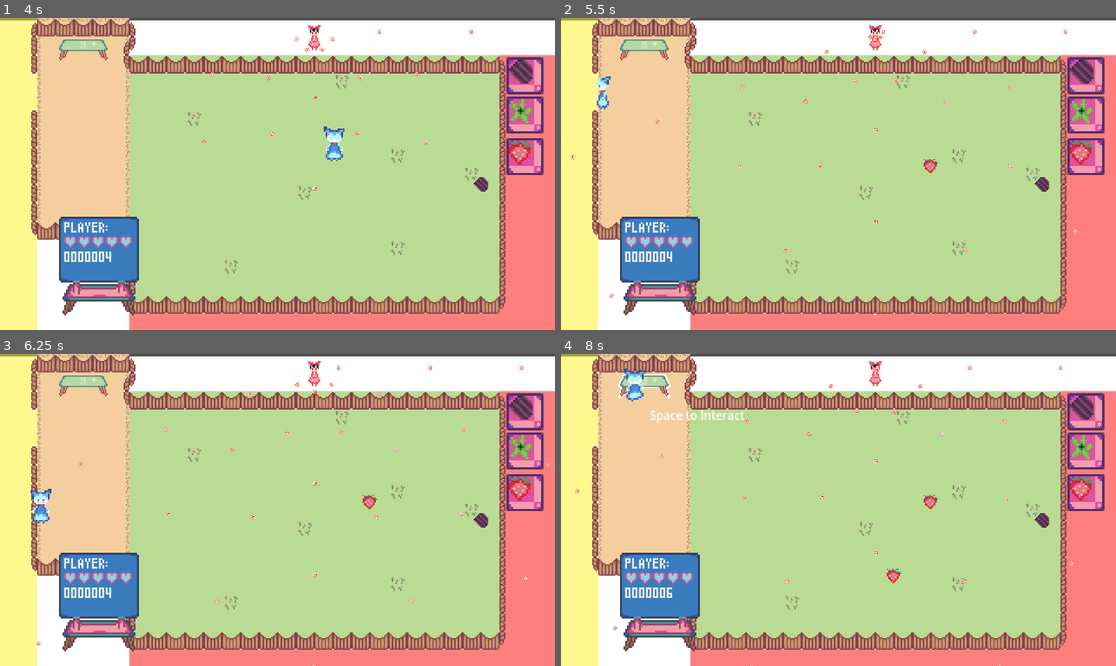
Above: before the commit, frames 1-4 (two rows, left to right).
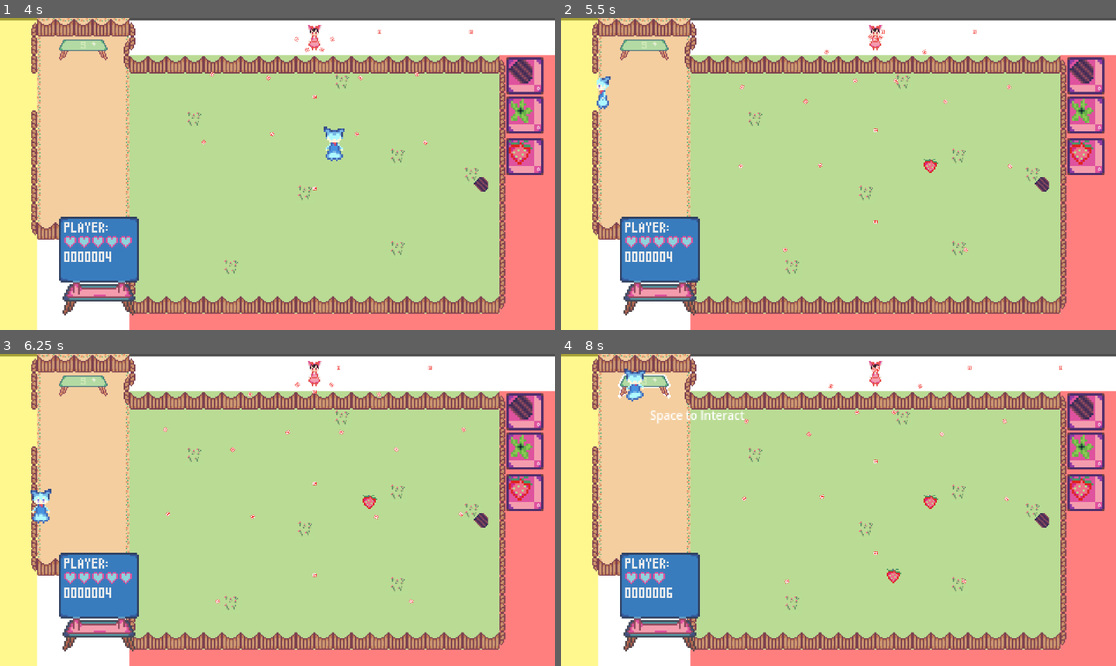
Above: after the commit, the same moments.

Repository: 2192375d/Touhou-Game-Jam-16-Cirno-s-Swirlaria
Game: Godot game, scene res://scenes/game_titlepage.tscn
Two runs of this game, one before a commit and one after it. Both use one fixed random seed, a clock stepped at 60 frames per second and the inputs below.
Inputs (mouse positions are in pixels of both pictures, inside the frame that each line leads up to):
- Up to frame 1 (4 s): click "Start Game" at 0.5 s; tap Enter (ui_accept) at 1.25, 1.52, 2.27, 3.77 s; move the mouse to (399, 158) at 1.27 s; press the mouse at (399, 158) at 1.28 s; hold Right (ui_right) 1.28-2.03 s; move the mouse to (166, 189) at 2.02 s; release the mouse at (166, 189) at 2.03 s; hold Down (ui_down) 2.03-2.78 s; click (166, 189) at 2.1 s; move the mouse to (333, 105) at 2.77 s; press the mouse at (333, 105) at 2.78 s; hold Right (ui_right) 2.78-3.53 s; move the mouse to (249, 236) at 3.52 s; release the mouse at (249, 236) at 3.53 s; hold Up (ui_up) from 3.53 s (still down); click (249, 236) at 3.6 s
- Up to frame 2 (5.5 s): move the mouse to (1005, 220) at 4.27 s; release Up (ui_up) at 4.28 s; press the mouse at (1005, 220) at 4.28 s; hold Left (ui_left) from 4.28 s (still down); tap Enter (ui_accept) at 4.52, 5.27 s; move the mouse to (672, 127) at 5.02 s; release the mouse at (672, 127) at 5.03 s; click (672, 127) at 5.1 s
- Up to frame 3 (6.25 s): move the mouse to (305, 510) at 5.77 s; release Left (ui_left) at 5.78 s; press the mouse at (305, 510) at 5.78 s; hold Down (ui_down) from 5.78 s (still down)
- Up to frame 4 (8 s): move the mouse to (755, 432) at 6.52 s; release Down (ui_down) at 6.53 s; release the mouse at (755, 432) at 6.53 s; hold Right (ui_right) 6.53-7.28 s; click (755, 432) at 6.6 s; tap Enter (ui_accept) at 6.77, 7.52 s; move the mouse to (960, 494) at 7.27 s; press the mouse at (960, 494) at 7.28 s; hold Up (ui_up) from 7.28 s (still down)

Frame 1 is identical in both runs. In frame 2, less than 0.1% of the frame differs, in the area x 1-93%, y 3-96%; in frame 3, less than 0.1%; in frame 4, 0.2%, in the area x 2-93%, y 32-100%.

Commit message:
feat: fixed hitbox

Diff:
--- a/scripts/overworld/cirno.gd
+++ b/scripts/overworld/cirno.gd
@@ -6,7 +6,6 @@
 @export var animation_component: AnimationComponent
 
 @export var inventory: Inventory
-@export var HP: int = 3
 
 @export var spawn_point: Vector2 = Vector2.ZERO
 
@@ -26,6 +25,5 @@
 
 func _on_hitbox_area_entered(area: Area2D) -> void:
 	if area is Bullet:
-		HP -= 1
 		position = spawn_point
-		print("you lost a HP! HP = ", HP)
+		GlobalState.hp -= 1
--- a/scripts/overworld/game_overworld.gd
+++ b/scripts/overworld/game_overworld.gd
@@ -2,3 +2,7 @@
 
 func _ready() -> void:
 	randomize()
+
+func _on_bulletzone_area_exited(area: Area2D) -> void:
+	if area is Bullet:
+		area.queue_free()
